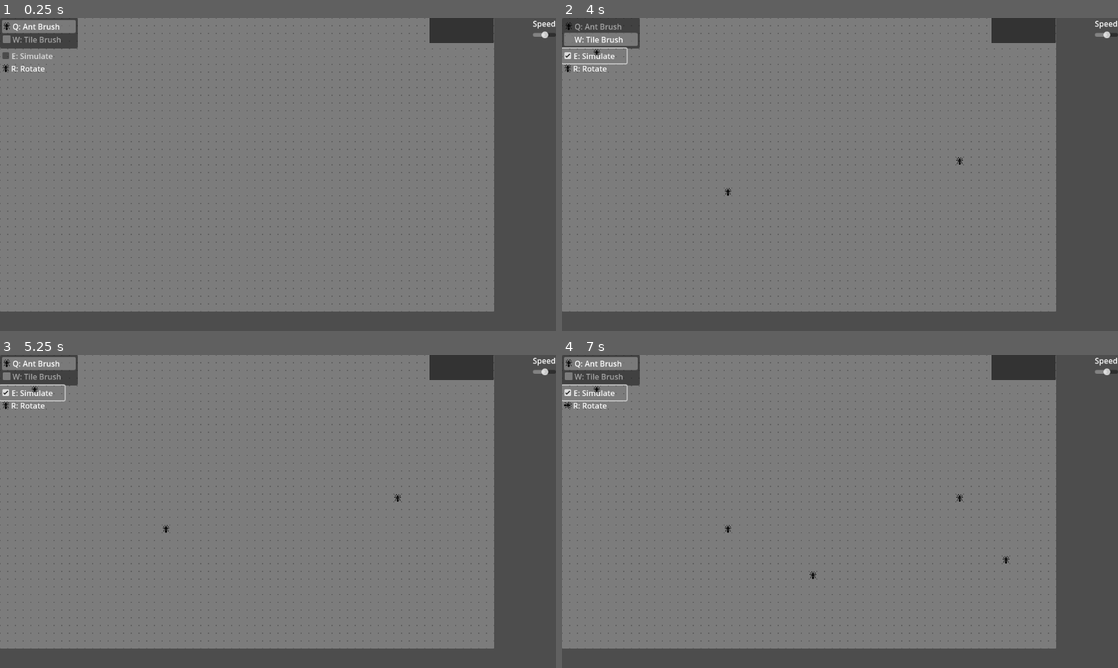
Above: before the commit, frames 1-4 (two rows, left to right).
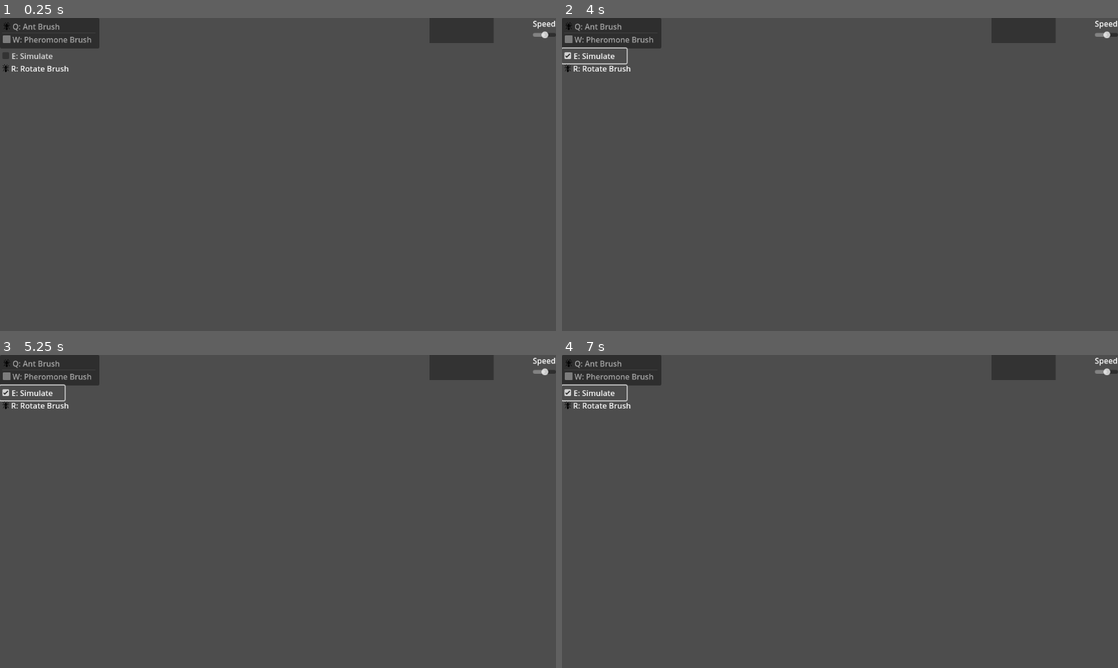
Above: after the commit, the same moments.

Repository: JarWarren/Ant
Game: Godot game, scene res://tile_map.tscn
Two runs of this game, one before a commit and one after it. Both use one fixed random seed, a clock stepped at 60 frames per second and the inputs below.
Inputs (mouse positions are in pixels of both pictures, inside the frame that each line leads up to):
- Up to frame 1 (0.25 s): no input
- Up to frame 2 (4 s): click "E: Simulate" at 0.5 s; click "E: Simulate" at 1.25 s; click "E: Simulate" at 2 s; tap Enter at 2.75 s; move the mouse to (962, 158) at 2.77 s; tap Q (ant) at 2.85 s; click (962, 158) at 3.05 s; tap Space at 3.5 s; move the mouse to (728, 190) at 3.52 s; click (728, 190) at 3.6 s; tap W (tile) at 3.8 s
- Up to frame 3 (5.25 s): tap Enter at 4.25 s; move the mouse to (333, 442) at 4.27 s; tap W (tile) at 4.35 s; tap Q (ant) at 4.55, 5.1 s; tap Space at 5 s; move the mouse to (250, 574) at 5.02 s
- Up to frame 4 (7 s): click (812, 574) at 5.3 s; tap Enter at 5.75 s; move the mouse to (1006, 558) at 5.77 s; click (1006, 558) at 5.85 s; tap W (tile) at 6.05 s; tap Space at 6.5 s; move the mouse to (673, 464) at 6.52 s; tap R (rotate) at 6.6 s; tap Q (ant) at 6.8 s

The runs differ from the first frame. In frame 1, 81% of the frame differs, in the area x 0-89%, y 0-94%; in frame 2, 80%; in frame 3, 80%; in frame 4, 80%.
Error after the commit: Parse Error: Cannot find member "TILE" in base "tile_map.gd.BRUSH". (res://tile_map.gd:51)

Commit message:
fix off by one

Diff:
--- a/tile_map.gd
+++ b/tile_map.gd
@@ -1,6 +1,6 @@
 extends TileMap
 
-enum BRUSH {ANT, TILE}
+enum BRUSH {ANT, PHEROMONE}
 enum ROTATION {
 	UP = 2,
 	RIGHT = 3,
@@ -42,7 +42,7 @@
 		match brush:
 			BRUSH.ANT:
 				_set_ant(click_coordinate, brush_rotation)
-			BRUSH.TILE:
+			BRUSH.PHEROMONE:
 				_set_tile(click_coordinate, 1 - id)
 	if Input.is_action_just_pressed("ant"):
 		brush = BRUSH.ANT
@@ -71,37 +71,43 @@
 		if time <= 0:
 			time = speed_slider.value
 			for i in range(ants.size() - 1):
-				var ant = ants[i]
-				var ant_rotation = rotations[i]
-				_set_tile(ant, 1 - get_cell_source_id(0, ant, false))
-				_set_ant(ant, brush_rotation)
-				match ant_rotation:
-					ROTATION.UP:
-						ant.y -= 1
-						ant_rotation = ROTATION.RIGHT if get_cell_source_id(0, ant, false) == 0 else ROTATION.LEFT
-					ROTATION.RIGHT:
-						ant.x += 1
-						ant_rotation = ROTATION.DOWN if get_cell_source_id(0, ant, false) == 0 else ROTATION.UP
-					ROTATION.DOWN:
-						ant.y += 1
-						ant_rotation = ROTATION.LEFT if get_cell_source_id(0, ant, false) == 0 else ROTATION.RIGHT
-					ROTATION.LEFT:
-						ant.x -= 1
-						ant_rotation = ROTATION.UP if get_cell_source_id(0, ant, false) == 0 else ROTATION.DOWN
-				_set_ant(ant, ant_rotation)
+				_move_ant(i)
+			if ants.size() == 1:
+				_move_ant(0)
+
+
+func _move_ant(index: int):
+	var ant = ants[index]
+	var ant_rotation = rotations[index]
+	_set_tile(ant, 1 - get_cell_source_id(0, ant, false))
+	_set_ant(ant, brush_rotation)
+	match ant_rotation:
+		ROTATION.UP:
+			ant.y -= 1
+			ant_rotation = ROTATION.RIGHT if get_cell_source_id(0, ant, false) == 0 else ROTATION.LEFT
+		ROTATION.RIGHT:
+			ant.x += 1
+			ant_rotation = ROTATION.DOWN if get_cell_source_id(0, ant, false) == 0 else ROTATION.UP
+		ROTATION.DOWN:
+			ant.y += 1
+			ant_rotation = ROTATION.LEFT if get_cell_source_id(0, ant, false) == 0 else ROTATION.RIGHT
+		ROTATION.LEFT:
+			ant.x -= 1
+			ant_rotation = ROTATION.UP if get_cell_source_id(0, ant, false) == 0 else ROTATION.DOWN
+	_set_ant(ant, ant_rotation)
 
 
 func _set_tile(coordinate: Vector2, id: int):
 	set_cell(0, coordinate, id, Vector2.ZERO, 0)
 
 
-func _set_ant(coordinate: Vector2, rotation: ROTATION):
+func _set_ant(coordinate: Vector2, ant_rotation: ROTATION):
 	if coordinate in ants:
 		erase_cell(1, coordinate)
 		var index = ants.find(coordinate)
 		ants.remove_at(index)
 		rotations.remove_at(index)
 	else:
-		set_cell(1, coordinate, rotation, Vector2.ZERO, 0)
+		set_cell(1, coordinate, ant_rotation, Vector2.ZERO, 0)
 		ants.append(coordinate)
-		rotations.append(rotation)
+		rotations.append(ant_rotation)
--- a/tile_map.tscn
+++ b/tile_map.tscn
@@ -61,13 +61,13 @@
 [node name="CanvasLayer" type="CanvasLayer" parent="."]
 
 [node name="ItemList" type="ItemList" parent="CanvasLayer"]
-offset_right = 161.0
+offset_right = 206.0
 offset_bottom = 63.0
 focus_mode = 0
 item_count = 2
 item_0/text = "Q: Ant Brush"
 item_0/icon = ExtResource( "3_gxwum" )
-item_1/text = "W: Tile Brush"
+item_1/text = "W: Pheromone Brush"
 item_1/icon = ExtResource( "1_rgh6f" )
 
 [node name="CheckBox" type="CheckBox" parent="CanvasLayer"]
@@ -90,7 +90,7 @@
 offset_top = 93.0
 offset_right = 93.0
 offset_bottom = 119.0
-text = "R: Rotate"
+text = "R: Rotate Brush"
 
 [node name="ColorRect" type="ColorRect" parent="CanvasLayer"]
 offset_left = 890.0
